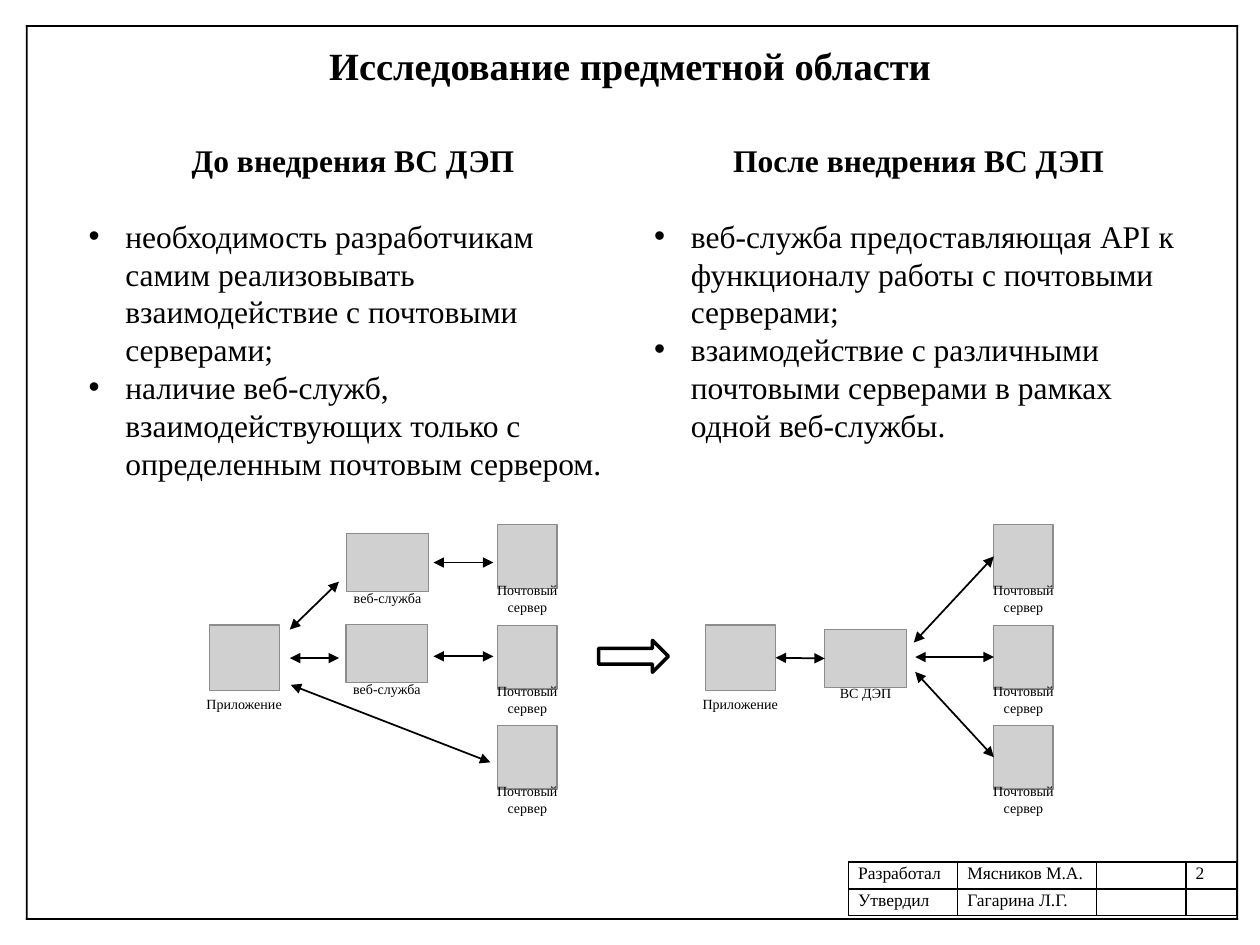
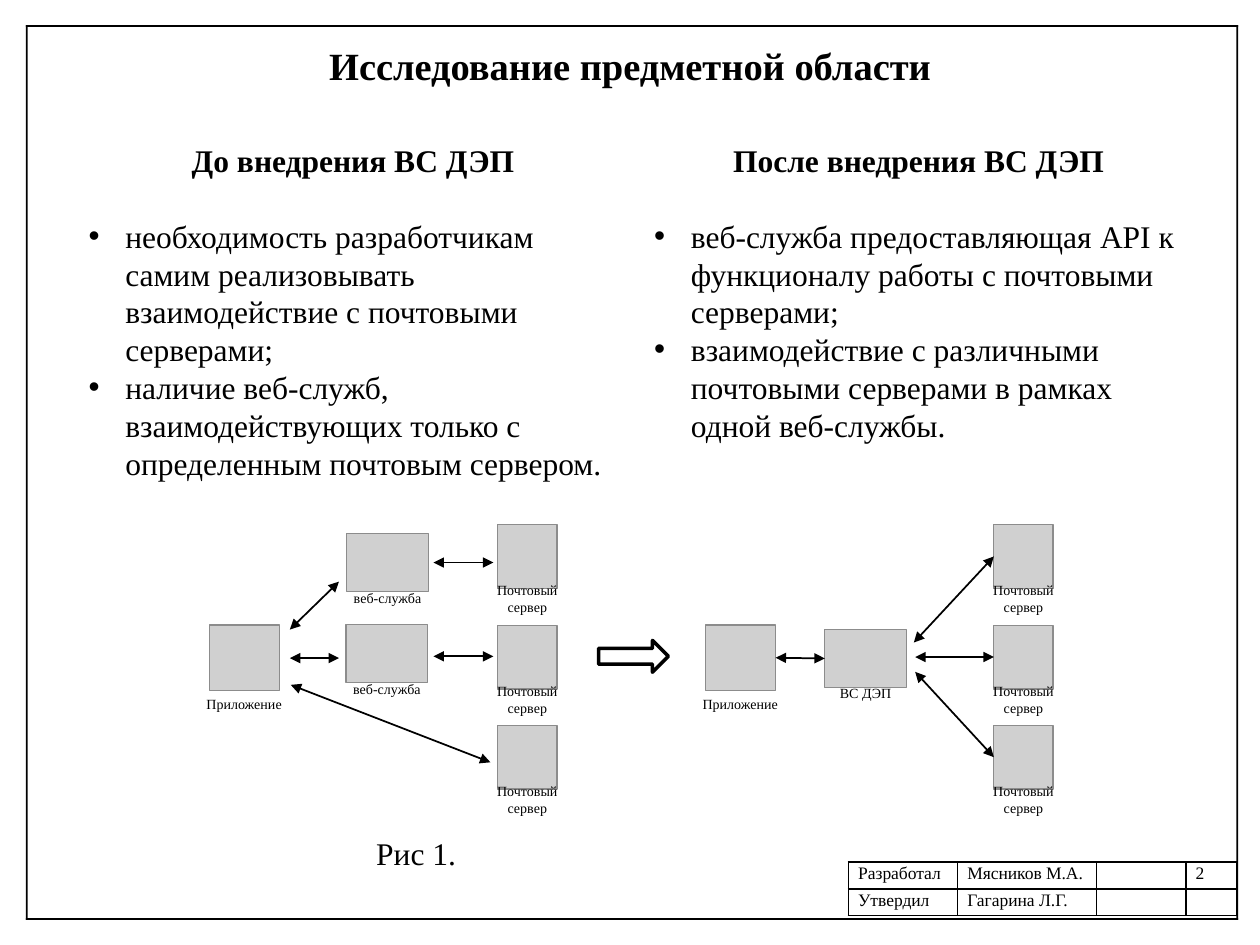
Before and after one commit to mJaJksJ/VCR, a slide deck: slide 2 of Технологическая практика/Презентация отчета.pptx. Drawn at 1260x945 pixels with LibreOffice and Linux fonts; fonts in the diff are those of the drawing; grey boxes stand for pictures. Boxes give left, top, right and bottom in pixels: in the first picture for what was removed or moved away, otherwise in the second. Text is boxed around its words. In the diff, an @@ line names an element or a change of style, - is before the commit and + after.

```diff
--- a/Технологическая практика/Презентация отчета.pptx
+++ b/Технологическая практика/Презентация отчета.pptx
@@ text added at [376, 844, 456, 866], 18 pt, text #000000 @@
+Рис 1.
```
Also in this commit, not shown: 1 other slide changed, 1 other file.
